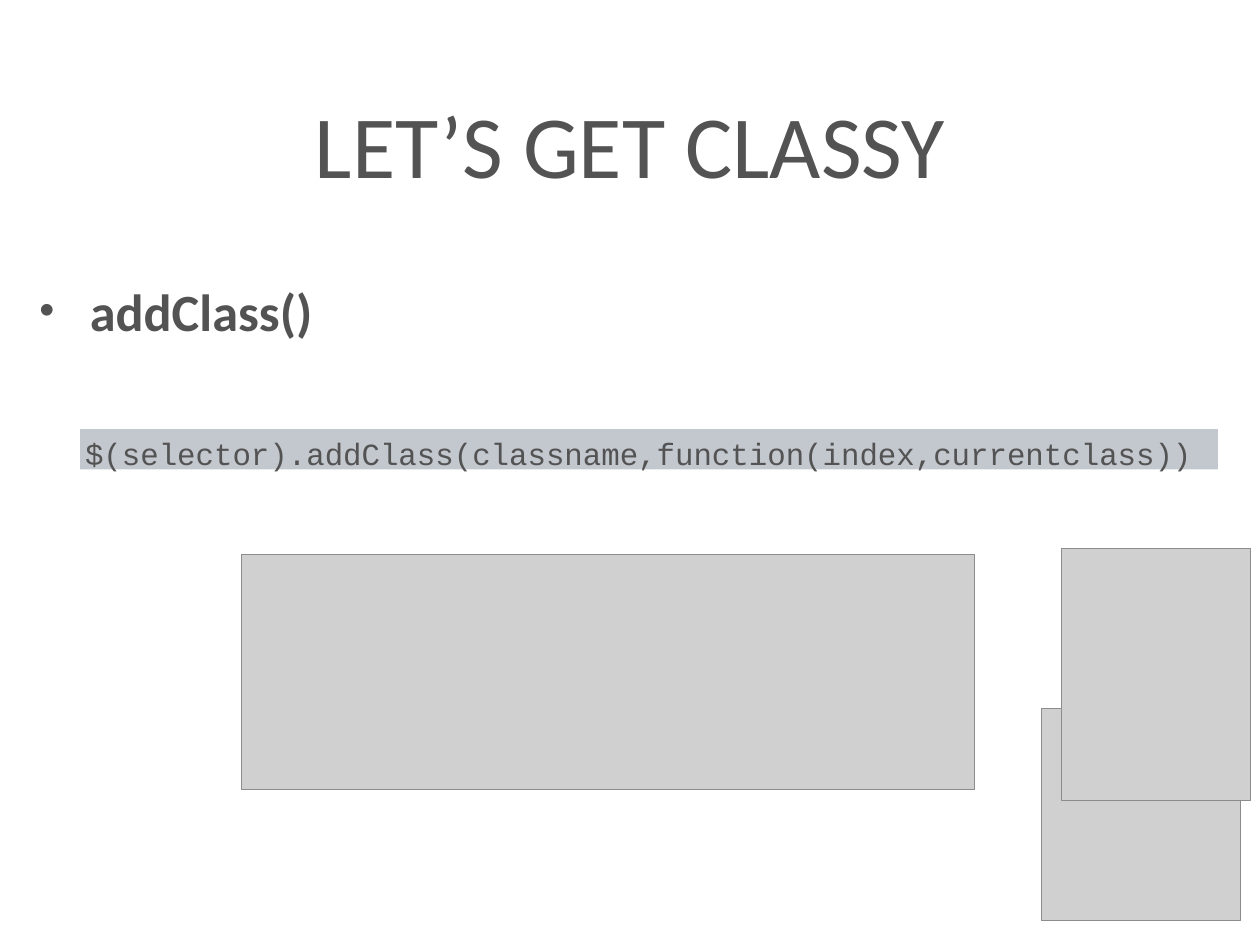
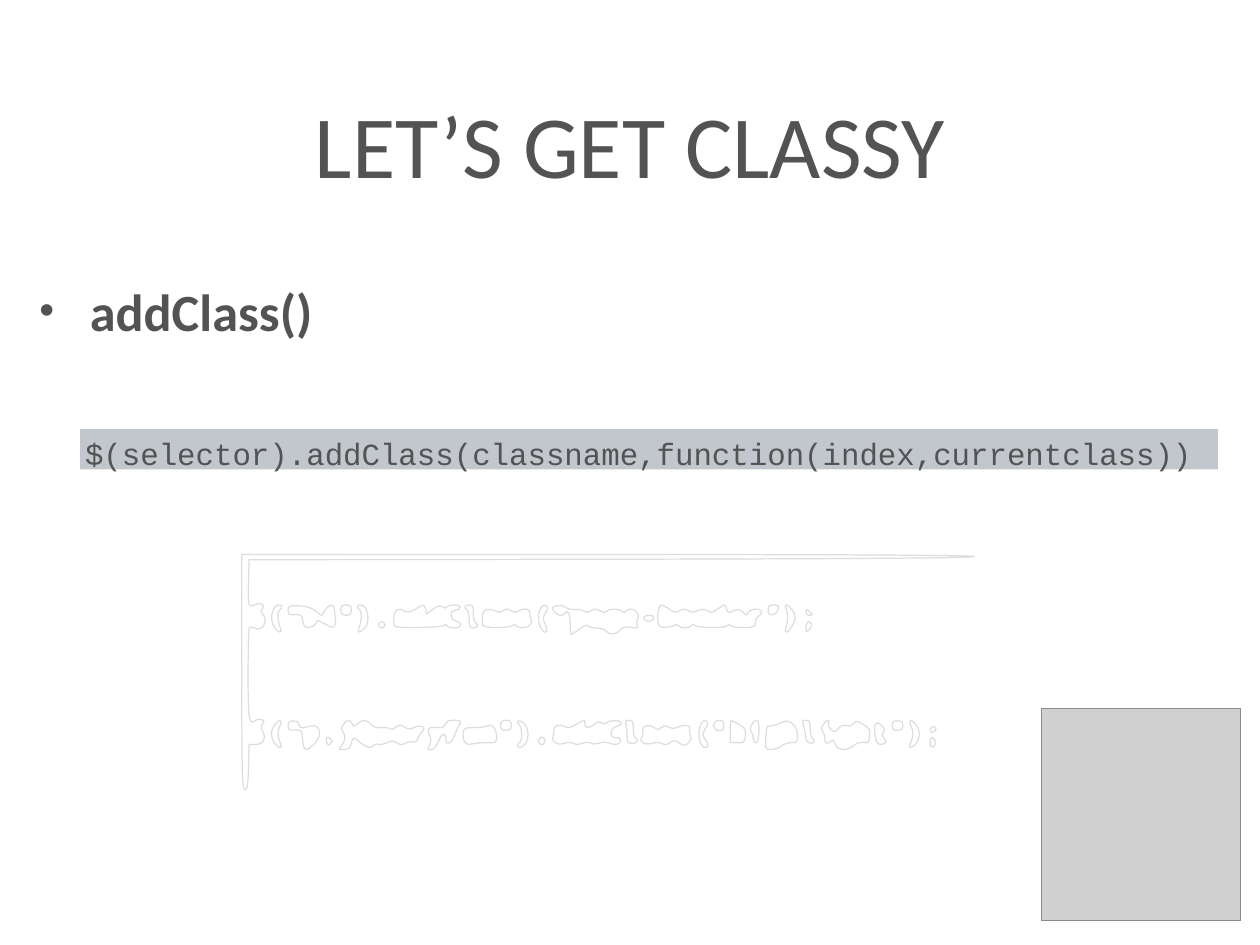
Before and after one commit to kenton-steiner18/Techtasks, a slide deck: slide 42 of presentation/jQuery.pptx (slide 39 before the commit). Drawn at 1260x945 pixels with LibreOffice and Linux fonts; fonts in the diff are those of the drawing; grey boxes stand for pictures; background and template pictures are left out. Boxes give left, top, right and bottom in pixels: in the first picture for what was removed or moved away, otherwise in the second. Text is boxed around its words. In the diff, an @@ line names an element or a change of style, - is before the commit and + after.

```diff
--- a/presentation/jQuery.pptx
+++ b/presentation/jQuery.pptx
@@ picture removed at box(242, 555, 975, 789) @@
@@ freeform shape added at box(242, 555, 975, 789), outline #DDDDDD 1 pt @@
@@ picture removed at box(1062, 548, 1251, 800) @@
```
Also in this commit, not shown: 42 other slides changed, 3 slides added.
